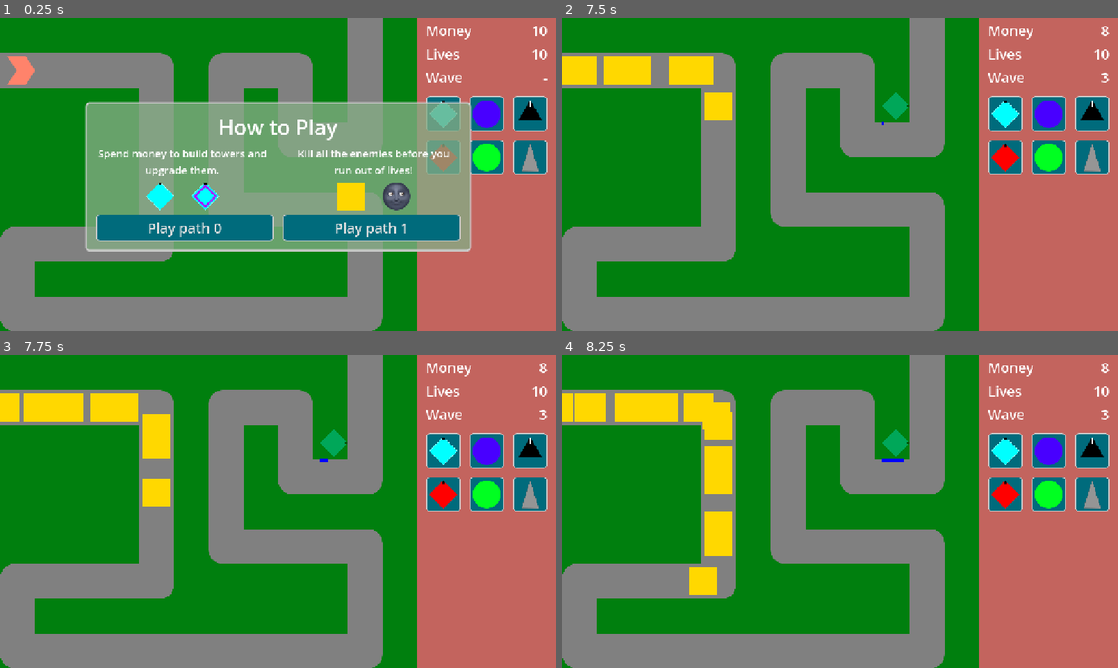
Above: before the commit, frames 1-4 (two rows, left to right).
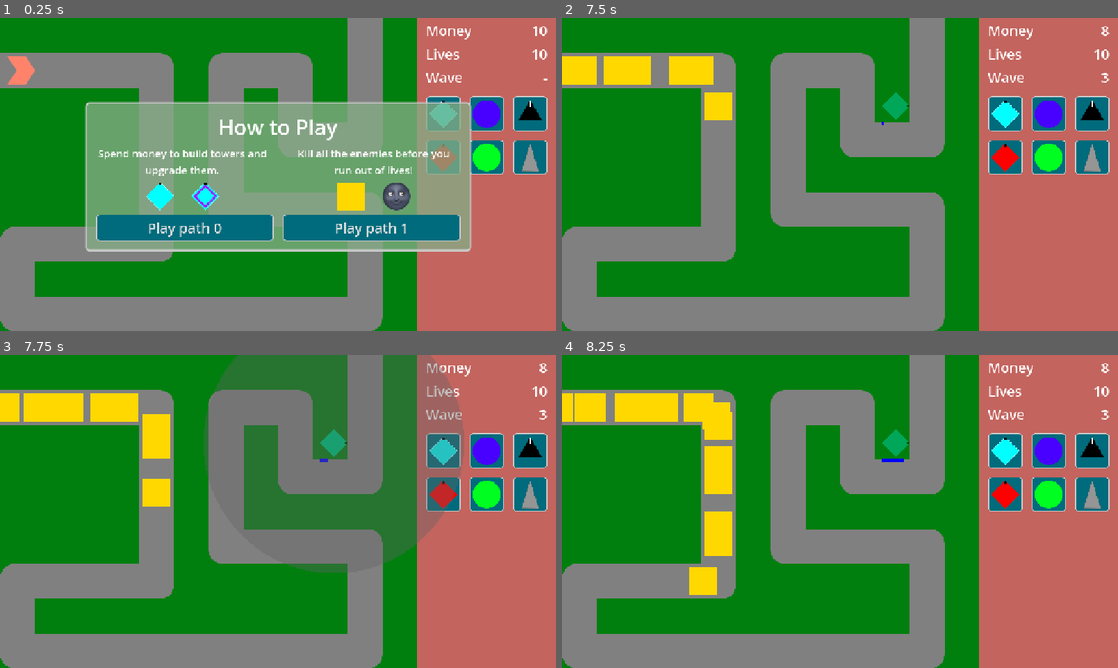
Above: after the commit, the same moments.

Repository: phrasmotica/godot-tower-defence
Game: Godot game, scene res://scenes/game.tscn
Same seed, same stepped clock (60 frames per second), same inputs: the game is played once before the commit and once after it.
Inputs (mouse positions are in pixels of both pictures, inside the frame that each line leads up to):
- Up to frame 1 (0.25 s): no input
- Up to frame 2 (7.5 s): click "Play path 0" at 0.5 s; click (1006, 115) at 1.25 s; click (1051, 115) at 2 s; click (1090, 115) at 2.75 s; click (1006, 155) at 3.5 s; click (1051, 155) at 4.25 s; click (1090, 155) at 5 s; tap Enter (ui_accept) at 5.75, 6.02, 6.77 s; move the mouse to (773, 174) at 5.77 s; hold Shift (fast_forward) 5.78-6.53 s; tap . (next_tower) at 5.85, 7.35 s; click (773, 174) at 5.92 s; move the mouse to (767, 174) at 6.52 s; tap , (previous_tower) at 6.6 s; click (767, 174) at 6.67 s; move the mouse to (895, 105) at 7.27 s; hold Shift (fast_forward) from 7.28 s (still down); click (895, 105) at 7.42 s
- Up to frame 3 (7.75 s): keep holding Shift (fast_forward)
- Up to frame 4 (8.25 s): keep holding Shift (fast_forward); move the mouse to (812, 574) at 8.02 s; tap , (previous_tower) at 8.1 s; click (812, 574) at 8.17 s

Frames 1-2 are identical in both runs. In frame 3, 16% of the frame differs, in the area x 36-84%, y 0-70%; in frame 4, nothing differs.

Commit message:
Implement tower hovering and selection in state machine

Diff:
--- a/scenes/towers/cannon_tower.tscn
+++ b/scenes/towers/cannon_tower.tscn
@@ -157,9 +157,6 @@
 
 [node name="Barrel" parent="." instance=ExtResource("12_nqfhp")]
 
-[connection signal="gui_input" from="Selection" to="." method="_on_selection_gui_input"]
-[connection signal="mouse_entered" from="Selection" to="." method="_on_selection_mouse_entered"]
-[connection signal="mouse_exited" from="Selection" to="." method="_on_selection_mouse_exited"]
 [connection signal="upgrade_finished" from="ProgressBars" to="Levels" method="_on_progress_bars_upgrade_finished"]
 [connection signal="upgrade_started" from="ProgressBars" to="Levels" method="_on_progress_bars_upgrade_started"]
 [connection signal="adjust_effect_range" from="Levels" to="Visualiser" method="_on_levels_adjust_effect_range"]
--- a/scenes/towers/gun_tower.tscn
+++ b/scenes/towers/gun_tower.tscn
@@ -239,9 +239,6 @@
 
 [node name="Barrel" parent="." instance=ExtResource("7_mplx0")]
 
-[connection signal="gui_input" from="Selection" to="." method="_on_selection_gui_input"]
-[connection signal="mouse_entered" from="Selection" to="." method="_on_selection_mouse_entered"]
-[connection signal="mouse_exited" from="Selection" to="." method="_on_selection_mouse_exited"]
 [connection signal="upgrade_finished" from="ProgressBars" to="Levels" method="_on_progress_bars_upgrade_finished"]
 [connection signal="upgrade_started" from="ProgressBars" to="Levels" method="_on_progress_bars_upgrade_started"]
 [connection signal="adjust_effect_range" from="Levels" to="Visualiser" method="_on_levels_adjust_effect_range"]
--- a/scenes/towers/machine_gun_tower.tscn
+++ b/scenes/towers/machine_gun_tower.tscn
@@ -167,9 +167,6 @@
 
 [node name="Barrel" parent="." instance=ExtResource("9_u55nn")]
 
-[connection signal="gui_input" from="Selection" to="." method="_on_selection_gui_input"]
-[connection signal="mouse_entered" from="Selection" to="." method="_on_selection_mouse_entered"]
-[connection signal="mouse_exited" from="Selection" to="." method="_on_selection_mouse_exited"]
 [connection signal="upgrade_finished" from="ProgressBars" to="Levels" method="_on_progress_bars_upgrade_finished"]
 [connection signal="upgrade_started" from="ProgressBars" to="Levels" method="_on_progress_bars_upgrade_started"]
 [connection signal="adjust_effect_range" from="Levels" to="Visualiser" method="_on_levels_adjust_effect_range"]
--- a/scenes/towers/poison_tower.tscn
+++ b/scenes/towers/poison_tower.tscn
@@ -222,9 +222,6 @@
 enable_shoot = false
 enable_pulse = true
 
-[connection signal="gui_input" from="Selection" to="." method="_on_selection_gui_input"]
-[connection signal="mouse_entered" from="Selection" to="." method="_on_selection_mouse_entered"]
-[connection signal="mouse_exited" from="Selection" to="." method="_on_selection_mouse_exited"]
 [connection signal="upgrade_finished" from="ProgressBars" to="Levels" method="_on_progress_bars_upgrade_finished"]
 [connection signal="upgrade_started" from="ProgressBars" to="Levels" method="_on_progress_bars_upgrade_started"]
 [connection signal="adjust_effect_range" from="Levels" to="Visualiser" method="_on_levels_adjust_effect_range"]
--- a/scenes/towers/slow_tower.tscn
+++ b/scenes/towers/slow_tower.tscn
@@ -222,9 +222,6 @@
 enable_shoot = false
 enable_pulse = true
 
-[connection signal="gui_input" from="Selection" to="." method="_on_selection_gui_input"]
-[connection signal="mouse_entered" from="Selection" to="." method="_on_selection_mouse_entered"]
-[connection signal="mouse_exited" from="Selection" to="." method="_on_selection_mouse_exited"]
 [connection signal="upgrade_finished" from="ProgressBars" to="Levels" method="_on_progress_bars_upgrade_finished"]
 [connection signal="upgrade_started" from="ProgressBars" to="Levels" method="_on_progress_bars_upgrade_started"]
 [connection signal="adjust_effect_range" from="Levels" to="Visualiser" method="_on_levels_adjust_effect_range"]
--- a/scenes/towers/sniper_tower.tscn
+++ b/scenes/towers/sniper_tower.tscn
@@ -167,9 +167,6 @@
 enable_shoot = false
 enable_bolt = true
 
-[connection signal="gui_input" from="Selection" to="." method="_on_selection_gui_input"]
-[connection signal="mouse_entered" from="Selection" to="." method="_on_selection_mouse_entered"]
-[connection signal="mouse_exited" from="Selection" to="." method="_on_selection_mouse_exited"]
 [connection signal="upgrade_finished" from="ProgressBars" to="Levels" method="_on_progress_bars_upgrade_finished"]
 [connection signal="upgrade_started" from="ProgressBars" to="Levels" method="_on_progress_bars_upgrade_started"]
 [connection signal="adjust_effect_range" from="Levels" to="Visualiser" method="_on_levels_adjust_effect_range"]
--- a/scenes/towers/tower.gd
+++ b/scenes/towers/tower.gd
@@ -35,8 +35,6 @@
 var _current_state: TowerState = null
 
 signal on_upgrade_finish(tower: Tower, next_level: TowerLevel)
-signal on_selected(tower: Tower)
-signal on_deselected
 
 func _ready() -> void:
 	switch_state(State.PLACING)
@@ -69,9 +67,6 @@
 func can_be_placed() -> bool:
 	return _current_state != null and _current_state.can_be_placed()
 
-func is_firing():
-	return tower_mode == State.FIRING
-
 func set_upgrading():
 	tower_mode = State.UPGRADING
 
@@ -139,18 +134,16 @@
 	# 1 range => 100px
 	return actual_range * 100
 
-func select():
+func select() -> void:
 	selection.selection_visible = true
 	visualiser.show_range()
 	is_selected = true
 
-func deselect():
+func deselect() -> void:
 	selection.selection_visible = false
 	visualiser.hide_range()
 	is_selected = false
 
-	on_deselected.emit()
-
 func set_target_mode(index: int):
 	target_mode = index as TargetMode
 	print(tower_name + " now has target mode " + str(target_mode))
@@ -191,19 +184,6 @@
 
 func should_bolt(enemies: Array[Enemy]):
 	return levels_node.should_bolt(enemies)
-
-func _on_selection_mouse_entered():
-	if not is_placing():
-		visualiser.show_range()
-
-func _on_selection_mouse_exited():
-	if not is_placing() and not is_selected:
-		visualiser.hide_range()
-
-func _on_selection_gui_input(event: InputEvent):
-	if event.is_pressed():
-		if is_firing() and not is_selected:
-			on_selected.emit(self)
 
 func _on_barrel_shoot():
 	var in_range_enemies = get_near_enemies(false)
--- a/scenes/towers/tower/states/tower_state_firing.gd
+++ b/scenes/towers/tower/states/tower_state_firing.gd
@@ -4,5 +4,22 @@
 func _enter_tree() -> void:
 	print("Tower is now firing")
 
+	_selection.mouse_filter = Control.MOUSE_FILTER_STOP
+
+	_selection.mouse_entered.connect(_on_selection_mouse_entered)
+	_selection.mouse_exited.connect(_on_selection_mouse_exited)
+	_selection.gui_input.connect(_on_selection_gui_input)
+
 func _process(delta: float) -> void:
 	_tower.scan(delta)
+
+func _on_selection_mouse_entered() -> void:
+	_tower.show_visualiser()
+
+func _on_selection_mouse_exited() -> void:
+	if not _tower.is_selected:
+		_tower.hide_visualiser()
+
+func _on_selection_gui_input(event: InputEvent) -> void:
+	if event.is_pressed() and not _tower.is_selected:
+		TowerEvents.emit_tower_selected(_tower)
--- a/scenes/towers/tower/states/tower_state_placing.gd
+++ b/scenes/towers/tower/states/tower_state_placing.gd
@@ -16,6 +16,7 @@
 	_collision_area.body_exited.connect(_on_collision_area_body_exited)
 
 	_selection.selection_visible = false
+	_selection.mouse_filter = Control.MOUSE_FILTER_IGNORE
 
 	_visualiser.show_range()
 	_visualiser.show_bolt_line = false
@@ -58,7 +59,6 @@
 
 	print("Placed new %s" % _tower.tower_name)
 
-	_tower.on_selected.connect(TowerEvents.emit_tower_selected)
 	_tower.on_upgrade_finish.connect(TowerEvents.emit_tower_upgrade_finished)
 
 	BankManager.deduct(_tower.price)
--- a/scenes/towers/tower/states/tower_state_warmup.gd
+++ b/scenes/towers/tower/states/tower_state_warmup.gd
@@ -8,9 +8,20 @@
 
 	_level_manager.start_warmup()
 
+	_selection.mouse_filter = Control.MOUSE_FILTER_STOP
+
+	_selection.mouse_entered.connect(_on_selection_mouse_entered)
+	_selection.mouse_exited.connect(_on_selection_mouse_exited)
+
 	_progress_bars.warmup_finished.connect(_on_warmup_finished)
 
 	_progress_bars.do_warmup()
+
+func _on_selection_mouse_entered() -> void:
+	_tower.show_visualiser()
+
+func _on_selection_mouse_exited() -> void:
+	_tower.hide_visualiser()
 
 func _on_warmup_finished() -> void:
 	print("%s has finished warming up" % _tower.tower_name)
